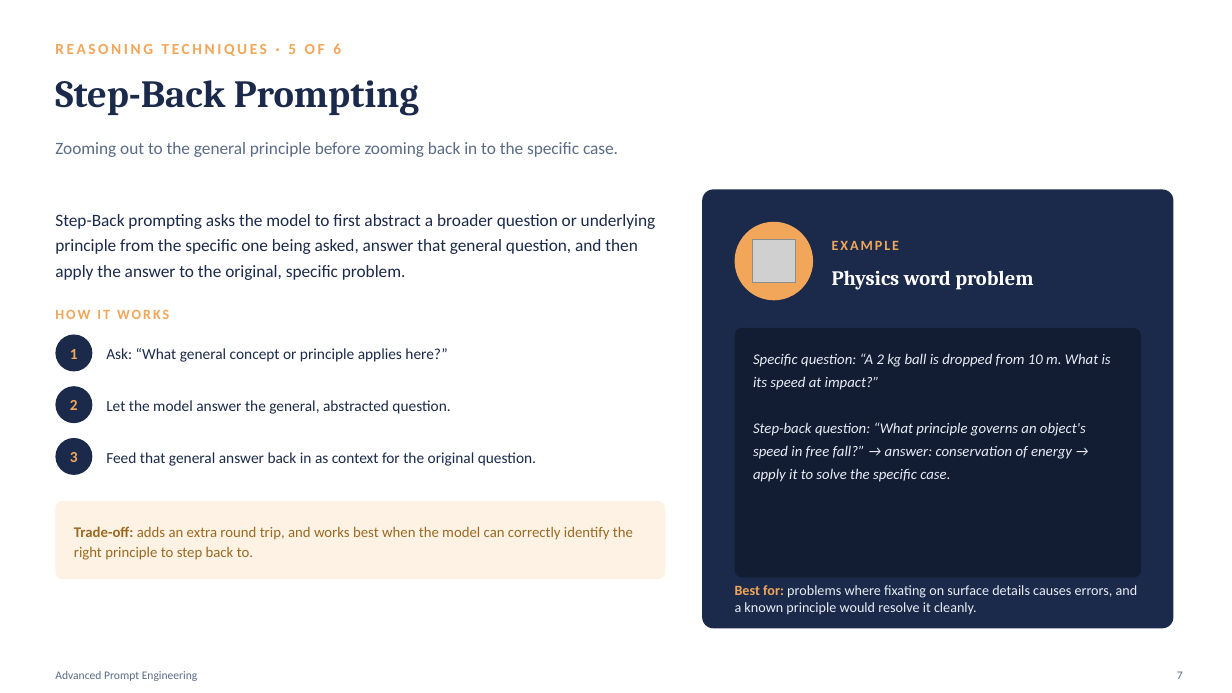
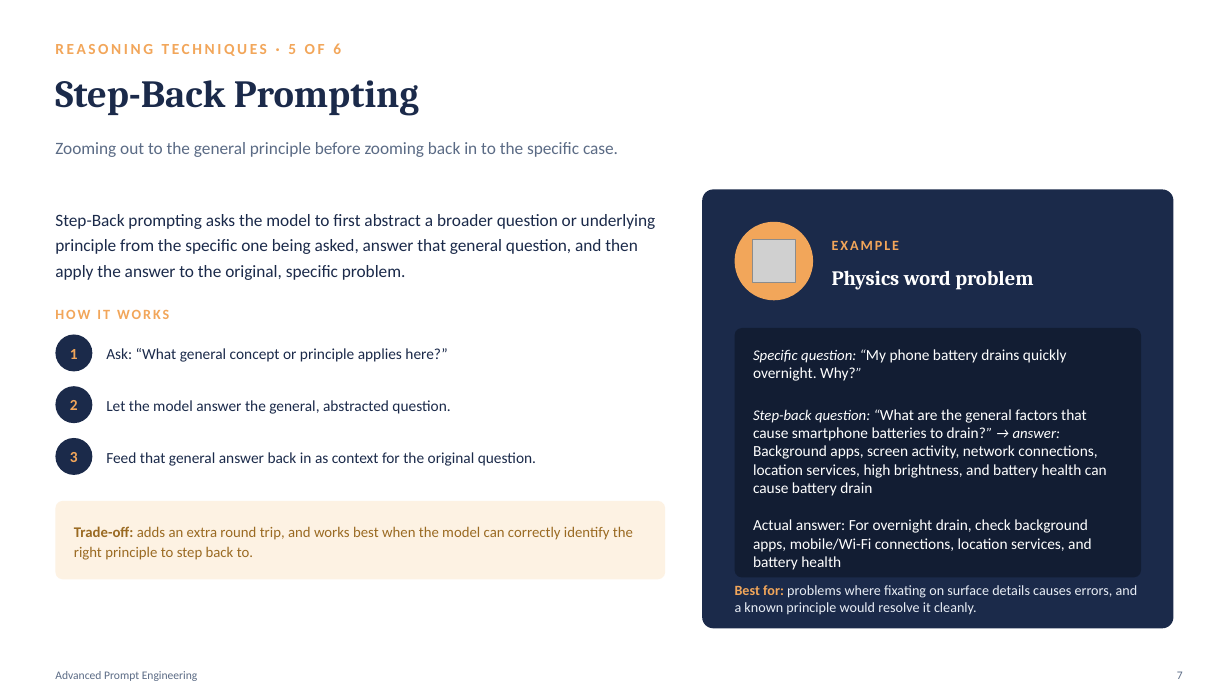
Before and after one commit to atulkahatecdac/genai, a slide deck: slide 7 of Module5_Demo_v1.0/Module5_Advanced_Prompt_Engineering.pptx. Drawn at 1232x693 pixels with LibreOffice and Linux fonts; fonts in the diff are those of the drawing; grey boxes stand for pictures. Boxes give left, top, right and bottom in pixels: in the first picture for what was removed or moved away, otherwise in the second. Text is boxed around its words. In the diff, an @@ line names an element or a change of style, - is before the commit and + after.

```diff
--- a/Module5_Demo_v1.0/Module5_Advanced_Prompt_Engineering.pptx
+++ b/Module5_Demo_v1.0/Module5_Advanced_Prompt_Engineering.pptx
@@ text at [753, 349, 1107, 570]: text changed; size 11.5 to 12 pt; text colour #E8EDF5 to #FFFFFF; italic off @@
-Specific question: “A 2 kg ball is dropped from 10 m. What is its speed at impact?”
-Step-back question: “What principle governs an object's speed in free fall?” → answer: conservation of energy → apply it to solve the specific case.
+Specific question: “My phone battery drains quickly overnight. Why?”
+Step-back question: “What are the general factors that cause smartphone batteries to drain?” → answer: Background apps, screen activity, network connections, location services, high brightness, and battery health can cause battery drain
+Actual answer: For overnight drain, check background apps, mobile/Wi-Fi connections, location services, and battery health
```
Also in this commit, not shown: 3 other slides changed, 3 other files.
